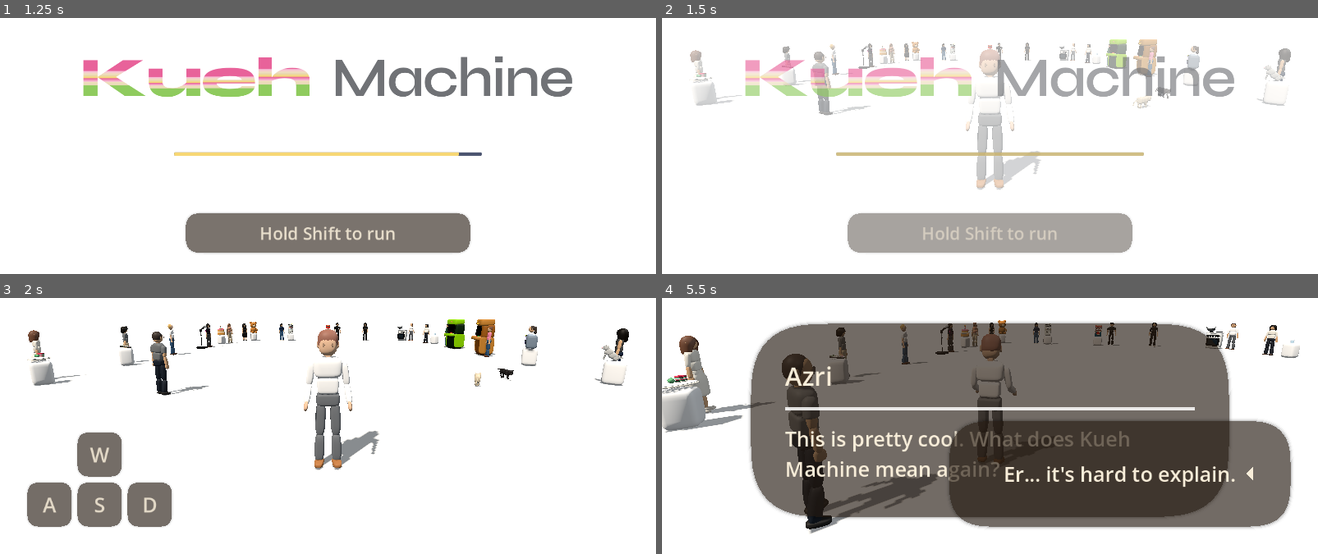
Above: before the commit, frames 1-4 (two rows, left to right).
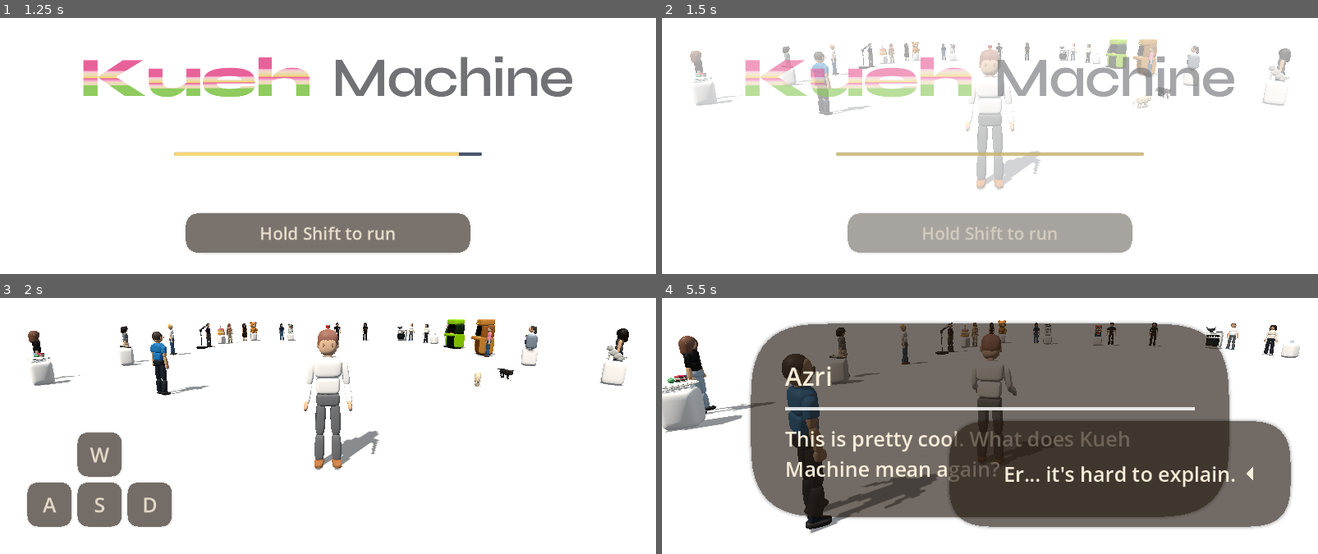
Above: after the commit, the same moments.

Repository: PizzaPocket/kueh-machine
Game: Godot game, scene res://main.tscn
The game is run twice, just before and just after one commit, with the same random seed, the same clock (stepped at 60 frames per second) and the same inputs.
Inputs (mouse positions are in pixels of both pictures, inside the frame that each line leads up to):
- Up to frame 1 (1.25 s): tap Enter at 0.5 s; move the mouse to (295, 163) at 0.52 s; hold W (move_forward) from 0.53 s (still down); hold F (interact) from 0.53 s (still down); click (295, 163) at 0.67 s; tap Space (jump) at 0.77 s
- Up to frame 2 (1.5 s): release W (move_forward) at 1.25 s; release F (interact) at 1.25 s; tap Space (jump) at 1.25 s; drag from (1186, 146) to (957, 163) at 1.27 s
- Up to frame 3 (2 s): no input
- Up to frame 4 (5.5 s): move the mouse to (793, 313) at 2.02 s; hold A (move_left) 2.03-2.75 s; hold F (interact) 2.03-2.75 s; drag from (1022, 369) to (793, 313) at 2.77 s; move the mouse to (963, 362) at 3.52 s; hold F (interact) 3.53-4.28 s; hold W (move_forward) from 3.53 s (still down); tap Space (jump) at 3.77, 4.52 s; move the mouse to (1022, 367) at 4.27 s; tap Shift (run) at 4.35 s; move the mouse to (957, 372) at 5.02 s; hold F (interact) from 5.03 s (still down); click (957, 372) at 5.17 s

Frame 1 is identical in both runs. In frame 2, 0.2% of the frame differs, in the area x 4-96%, y 9-37%; in frame 3, 0.4%; in frame 4, 1.0%, in the area x 2-94%, y 9-54%.

Commit message:
Polish showcase hub and update contributor projects

Diff:
--- a/godot/hub/scripts/display_builder.gd
+++ b/godot/hub/scripts/display_builder.gd
@@ -474,7 +474,8 @@
 	cat.coat_color = Color("c6c7c5")
 	cat.sitting = true
 	cat.roaming = false
-	cat.position = Vector3(0, 0.90, 0)
+	# Local +Z faces inward, so -Z moves the cat toward the rear of the plinth.
+	cat.position = Vector3(0, 0.90, -0.12)
 	stand.add_child(cat)
 	return stand
 
--- a/godot/hub/scripts/figure_hair.gd
+++ b/godot/hub/scripts/figure_hair.gd
@@ -29,6 +29,8 @@
 const STYLE_FLAT_TOP_LOW := "flat_top_low"
 const STYLE_BUN := "bun"
 const STYLE_PONYTAIL := "ponytail"
+const STYLE_PONYTAIL_SHORT := "ponytail_short"
+const STYLE_PONYTAIL_LONG := "ponytail_long"
 const STYLE_LONG := "long"
 const STYLE_LONG_FULL := "long_full"
 const STYLE_LONG_EXTRA_FULL := "long_extra_full"
@@ -269,6 +271,12 @@
 		STYLE_PONYTAIL:
 			_build_buzzcut(head, semi_axes, top_epsilon, hair_color)
 			_build_ponytail(head, semi_axes, hair_color)
+		STYLE_PONYTAIL_SHORT:
+			_build_buzzcut(head, semi_axes, top_epsilon, hair_color)
+			_build_ponytail(head, semi_axes, hair_color, 0.25, 0.045, "ShortPonytail")
+		STYLE_PONYTAIL_LONG:
+			_build_buzzcut(head, semi_axes, top_epsilon, hair_color)
+			_build_ponytail(head, semi_axes, hair_color, 0.62, PONYTAIL_BODY_RADIUS, "LongPonytail")
 		STYLE_LONG:
 			_build_long(head, semi_axes, top_epsilon, hair_color, length_variance)
 		STYLE_LONG_FULL:
@@ -404,7 +412,14 @@
 ## bulk, then easing back out to a point), and hands both to
 ## _build_tapered_tube() -- see this style's own top-of-file comment for
 ## the reasoning behind a curved single-mesh tube over separate segments.
-static func _build_ponytail(head: MeshInstance3D, semi_axes: Vector3, color: Color) -> void:
+static func _build_ponytail(
+	head: MeshInstance3D,
+	semi_axes: Vector3,
+	color: Color,
+	height: float = PONYTAIL_HEIGHT,
+	body_radius: float = PONYTAIL_BODY_RADIUS,
+	piece_name: String = "Ponytail"
+) -> void:
 	var edges := _buzzcut_edges(semi_axes)
 	var attach := Vector3(0, edges["top"] * PONYTAIL_Y_FRACTION, edges["back"] * PONYTAIL_Z_FRACTION)
 	# Only the zero-radius root advances into the head. P1, P2, and the end
@@ -412,16 +427,16 @@
 	var curve_root := attach + Vector3(0, 0, PONYTAIL_ROOT_INSET)
 	var p1 := attach + Vector3(
 		0,
-		-PONYTAIL_HEIGHT * PONYTAIL_S_P1_DROP_FRACTION,
-		-PONYTAIL_HEIGHT * PONYTAIL_S_P1_BACK_FRACTION
+		-height * PONYTAIL_S_P1_DROP_FRACTION,
+		-height * PONYTAIL_S_P1_BACK_FRACTION
 	)
 	var p2 := attach + Vector3(
 		0,
-		-PONYTAIL_HEIGHT * PONYTAIL_S_P2_DROP_FRACTION,
-		PONYTAIL_HEIGHT * PONYTAIL_S_P2_FORWARD_FRACTION
+		-height * PONYTAIL_S_P2_DROP_FRACTION,
+		height * PONYTAIL_S_P2_FORWARD_FRACTION
 	)
 	var tip := attach + Vector3(
-		0, -PONYTAIL_HEIGHT, -PONYTAIL_HEIGHT * PONYTAIL_TIP_BACK_FRACTION
+		0, -height, -height * PONYTAIL_TIP_BACK_FRACTION
 	)
 	var taper_out_start := 1.0 - PONYTAIL_TAPER_OUT_FRACTION
 
@@ -437,15 +452,15 @@
 			+ tip * (t * t * t)
 		)
 		points.append(point)
-		var radius := PONYTAIL_BODY_RADIUS
+		var radius := body_radius
 		if t < PONYTAIL_TAPER_IN_FRACTION:
-			radius = PONYTAIL_BODY_RADIUS * smoothstep(0.0, PONYTAIL_TAPER_IN_FRACTION, t)
+			radius = body_radius * smoothstep(0.0, PONYTAIL_TAPER_IN_FRACTION, t)
 		elif t > taper_out_start:
-			radius = PONYTAIL_BODY_RADIUS * (1.0 - smoothstep(taper_out_start, 1.0, t))
+			radius = body_radius * (1.0 - smoothstep(taper_out_start, 1.0, t))
 		radii.append(radius)
 
 	var piece := _build_tapered_tube(points, radii, PONYTAIL_RADIAL_SEGMENTS, color)
-	piece.name = "Ponytail"
+	piece.name = piece_name
 	head.add_child(piece)
 
 
--- a/godot/hub/scripts/hub_main.gd
+++ b/godot/hub/scripts/hub_main.gd
@@ -334,21 +334,21 @@
 	# comment for the full reasoning.
 	var contributors: Array[Dictionary] = [
 		_person("Amanda Ng", Vector3(-12, 0, -13), Vector3(-10.5, 0, -11.3), "amanda", "/amanda/", "Beary is ready to serve u …(197 unchanged characters)…
-		_person("Amy Fu", Vector3(-7.0, 0, -13), Vector3(-5.2, 0,  …(186 unchanged characters)…  Color("1e314d"), Color("355677"), true)),
-		_person("Azri", Vector3(-5.5, 0, 13.5), Vector3.ZERO, "", "", "This is pretty cool. What does Kueh Machine mean again?", _appearance(0.98, 1.02, HubPalette.TAN_SKIN, Color("443b37"), "buzzcut", Color("777a7c"), Color("242b35"), true, true, false, false, false, true)),
+		_person("Amy Fu", Vector3(-7.0, 0, -13), Vector3(-5.2, 0,  …(186 unchanged characters)…  Color("1e314d"), Color("355677"), true).merged({"hair_length_variance": 0.13})),
+		_person("Azri", Vector3(-5.5, 0, 13.5), Vector3.ZERO, "", "", "This is pretty cool. What does Kueh Machine mean again?", _appearance(0.98, 1.02, HubPalette.TAN_SKIN, Color("443b37"), "buzzcut", Color("287fc2"), Color("242b35"), true, true, false, false, false, true)),
 		_person("Ken Lee", Vector3(-0.6, 0, -13), Vector3(-2.4, 0, -11.3), "ken_gacha", "/ken/", "Try your luck, you might ge …(201 unchanged characters)…
-		_person("Geraldine Chua", Vector3(6, 0, -13), Vector3.ZERO …(173 unchanged characters)…  Color("171717"), Color("171717"), true)),
+		_person("Geraldine Chua", Vector3(6, 0, -13), Vector3.ZERO …(173 unchanged characters)…  Color("171717"), Color("171717"), true).merged({"hair_length_variance": 0.05})),
 		_person("Jesslyn Teo", Vector3(-14, 0, -9), Vector3(-11.7, 0, -9), "jesslyn", "/jesslyn/", "A good birthday starts wi …(209 unchanged characters)…
-		_person("Kaixin Cai", Vector3(-14, 0, -3), Vector3(-11.7,  …(137 unchanged characters)… alette.TAN_SKIN, HubPalette.BLACK_HAIR, "less_shoulder", Color("150f1e"), Color("3a3a3c")).merged({"shirt_texture": HubPalette.polka_dot_texture(Color("150f1e"), Color("ff2e93"), 10, 256, 3.0)})),
+		_person("Kaixin Cai", Vector3(-14, 0, -3), Vector3(-11.7,  …(137 unchanged characters)… alette.TAN_SKIN, HubPalette.BLACK_HAIR, FigureHair.STYLE_PONYTAIL_SHORT, Color("150f1e"), Color("3a3a3c"), true).merged({"glasses_on_hair": true, "shirt_texture": HubPalette.polka_dot_texture(Color("150f1e"), Color("ff2e93"), 10, 256, 3.0)})),
 		_person("Kevin Dreher", Vector3(-14, 0, 3), Vector3.ZERO, "", "", "I'm still translating what my corner should become. Come back when it is ready.", _appearance(1.09, 1.08, HubPalette.FAIR_SKIN, Color("d2aa63"), "buzzcut", HubPalette.WHITE, Color("355677"), false, false, false, false, false)),
-		_person("Li Wei Lim", Vector3(14, 0, -1.8), Vector3(11.7,  …(155 unchanged characters)… alette.TAN_SKIN, HubPalette.BLACK_HAIR, "long", Color("315b43"), Color("355677"))),
-		_person("Mei Jun Chew", Vector3(-14, 0, 9), Vector3(-11.7, …(264 unchanged characters)… ckness": 1.15, "shoes": Color("3f6f9f")})),
-		_person("Natalia Lionardy", Vector3(14, 0, -7.8), Vector3( …(198 unchanged characters)… ulder", Color("f4f0e6"), Color("292d35")).merged({"sleeve_style": ProceduralFigure.SLEEVE_STYLE_LONG, "shoes": Color("c7c9cc")})),
+		_person("Li Wei Lim", Vector3(14, 0, -1.8), Vector3(11.7,  …(155 unchanged characters)… alette.TAN_SKIN, HubPalette.BLACK_HAIR, FigureHair.STYLE_PONYTAIL_LONG, Color("315b43"), Color("a9bfd3"))),
+		_person("Mei Jun Chew", Vector3(-14, 0, 9), Vector3(-11.7, …(264 unchanged characters)… ckness": 1.15, "shoes": Color("3f6f9f")}, true)),
+		_person("Natalia Lionardy", Vector3(14, 0, -7.8), Vector3( …(198 unchanged characters)… ulder", Color("f4f0e6"), Color("292d35"), true).merged({"hair_length_variance": 0.09, "sleeve_style": ProceduralFigure.SLEEVE_STYLE_LONG, "shoes": Color("c7c9cc")}, true)),
 		_person("Nicole Ng", Vector3(12, 0, -13), Vector3.ZERO, "nicole_calculator", "/nicole/", "Go on—calculate how much li …(270 unchanged characters)…
 		_person("Ruth Yong", Vector3(14, 0, 4.8), Vector3(11.7, 0, 3), "bakery_arcade", "/ruth/", "Stack the Kueh carefully. The bakery gets much busier once you find your rhythm.", _appearance(0.87, 1.13, HubPalette.TAN_SKIN, HubPalette.DARK_BROWN_HAIR, "bun", Color("e887a5"), Color("355677"))),
 		_person("Samantha Tan", Vector3(14, 0, 9), Vector3(11.7, 0, 9), "remember", "/samantha/", "Pick an era and follow the …(200 unchanged characters)…
 		_person("Sophia Himawan", Vector3(14, 0, 15), Vector3(11.7, 0, 15), "cat_scan", "/sophia/", "The cats have already ma …(222 unchanged characters)…
-		_person("Viki Yap", Vector3(-14, 0, 15), Vector3(-11.7, 0, 15), "viki", "/viki/", "Build a kueh nobody's auntie has made yet.", _appearance(0.90, 1.13, HubPalette.TAN_SKIN, HubPalette.DARK_BROWN_HAIR, "long", Color("f2ede2"), Color("f2ede2"), false, false, true)),
+		_person("Viki Yap", Vector3(-14, 0, 15), Vector3(-11.7, 0, 15), "viki", "/viki/", "Build a kueh nobody's auntie has made yet.", _appearance(0.90, 1.13, HubPalette.TAN_SKIN, HubPalette.DARK_BROWN_HAIR, "long", Color("151515"), Color("a9bfd3"))),
 	]
 	_apply_even_hub_layout(contributors)
 	return contributors
--- a/godot/hub/scripts/hub_player.gd
+++ b/godot/hub/scripts/hub_player.gd
@@ -72,6 +72,7 @@
 		"skin": HubPalette.FAIR_SKIN,
 		"hair": HubPalette.PLAYER_HAIR,
 		"hair_style": FigureHair.STYLE_HERO,
+		"is_female": false,
 		"top": HubPalette.WHITE,
 		"bottom": Color("777b80"),
 		"shoes": HubPalette.BROWN_LEATHER,
Not shown, changed: machines/amanda/css/game.css
Not shown, changed: machines/amanda/index.html
Not shown, changed: machines/hub/index.pck
Not shown, changed: machines/jesslyn/README.md
Not shown, changed: machines/jesslyn/index.html
Not shown, changed: machines/jesslyn/script.js
Not shown, changed: machines/jesslyn/style.css
Not shown, added: machines/jesslyn/theme.css
